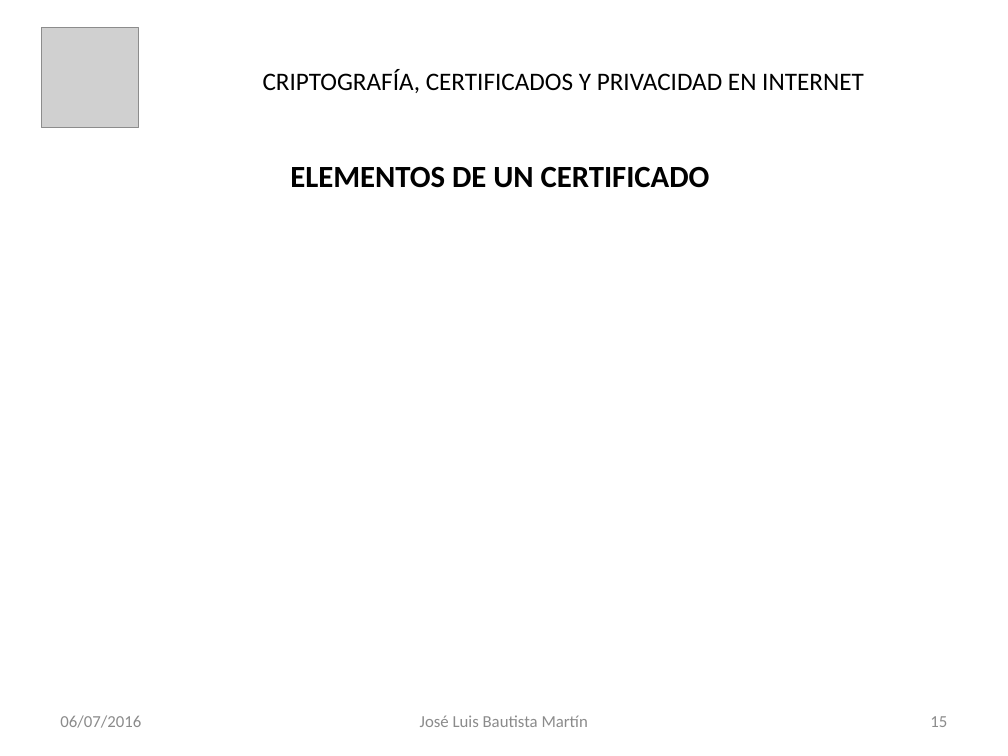
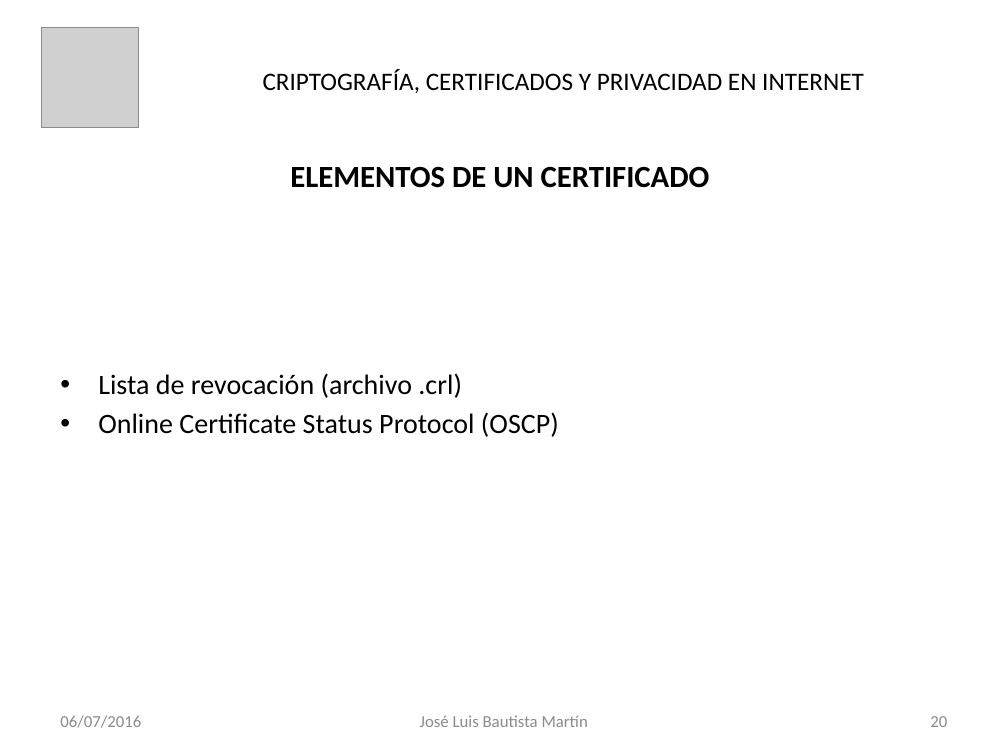
Before and after one commit to jbautistamartin/CapacitacionCriptografiaCertificadosPrivacidad, a slide deck: slide 20 of Documentos/Certicados Digitales.pptx (slide 15 before the commit). Drawn at 1008x756 pixels with LibreOffice and Linux fonts; fonts in the diff are those of the drawing; grey boxes stand for pictures. Boxes give left, top, right and bottom in pixels: in the first picture for what was removed or moved away, otherwise in the second. Text is boxed around its words. In the diff, an @@ line names an element or a change of style, - is before the commit and + after.

```diff
--- a/Documentos/Certicados Digitales.pptx
+++ b/Documentos/Certicados Digitales.pptx
@@ text added at [98,373,559,437], 20 pt, text #000000 @@
+• Lista de revocación (archivo .crl)
+• Online Certificate Status Protocol (OSCP)
@@ page number at [930,716,947,727]: text changed @@
-15
+20
```
Also in this commit, not shown: 15 other slides changed, 9 slides added.
